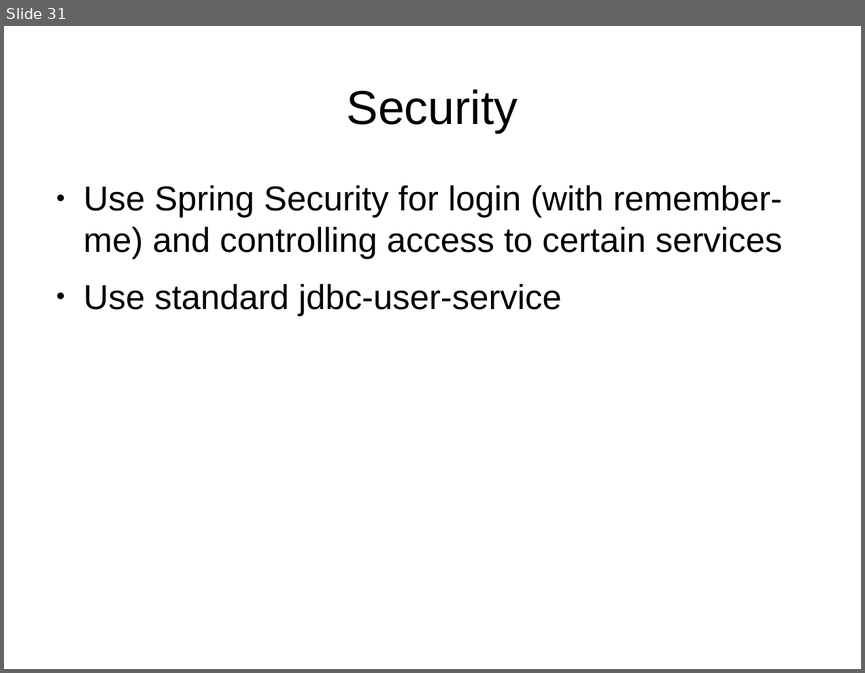
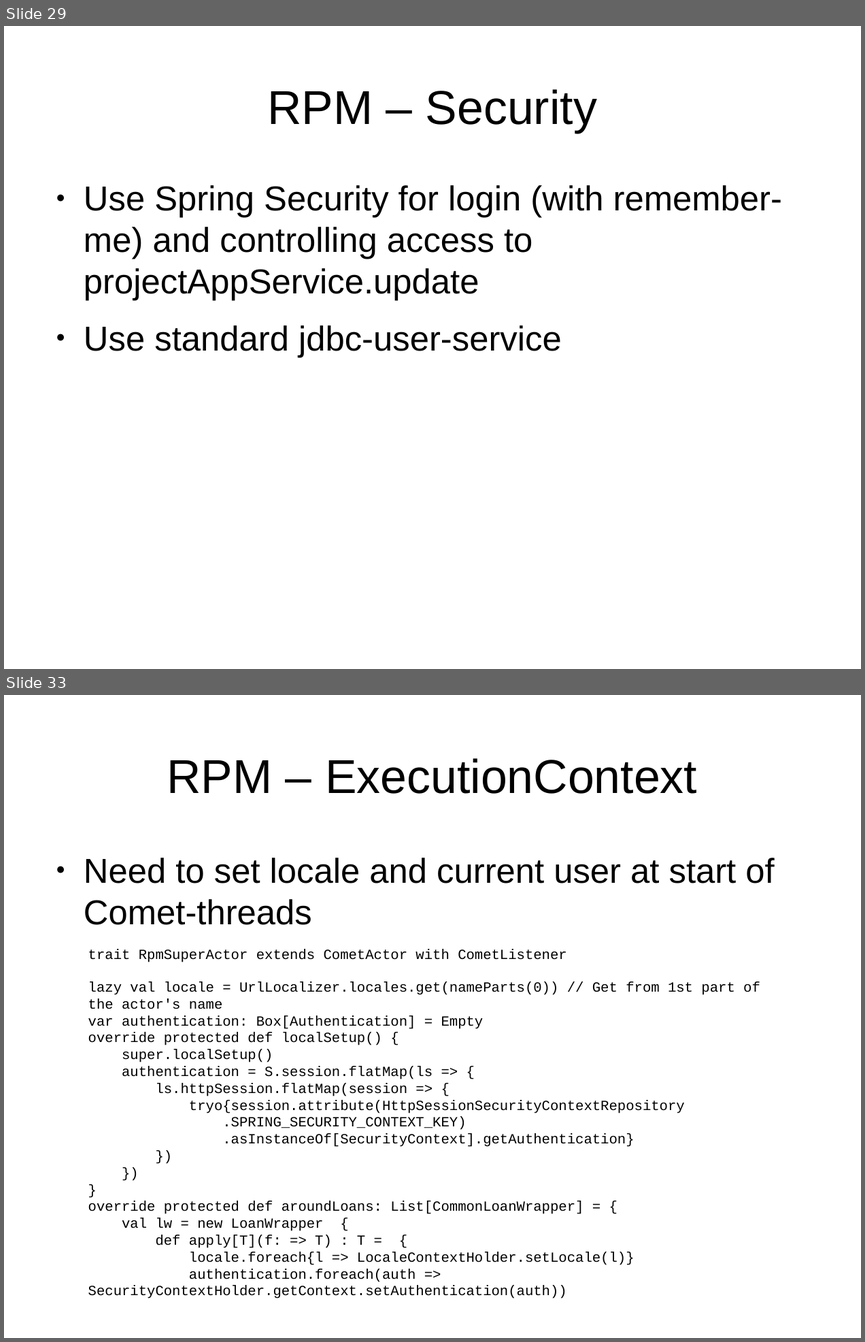
Before and after one commit to andreak/slol-2011, a slide deck: Scala-LiftOff-2011-lift-from-jee-perspective.odp. Shown one above the other, each under a label of ours: slide 31 before the commit, slides 29 and 33 after it; the slides between them are not shown. The pictures are 865x673 and 865x1342 pixels, drawn with LibreOffice and Linux fonts; fonts in the diff are those of the drawing. Boxes give left, top, right and bottom in pixels: in the first picture for what was removed or moved away, otherwise in the second. Text is boxed around its words. In the diff, an @@ line names an element or a change of style, - is before the commit and + after.

```diff
--- a/Scala-LiftOff-2011-lift-from-jee-perspective.odp
+++ b/Scala-LiftOff-2011-lift-from-jee-perspective.odp
@@ slide 33 added at <box>4,695,861,1338</box>, background #FFFFFF @@
@@ title added at <box>167,758,697,794</box>, 44 pt, text #000000 @@
+RPM – ExecutionContext
@@ text added at <box>84,858,774,925</box>, 32 pt, text #000000 @@
+● Need to set locale and current user at start of Comet-threads
@@ text added at <box>88,949,760,1298</box>, 13 pt, text #000000 @@
+trait RpmSuperActor extends CometActor with CometListener
+lazy val locale = UrlLocalizer.locales.get(nameParts(0)) // Get from 1st part of the actor's name
+var authentication: Box[Authentication] = Empty
+override protected def localSetup() {
+super.localSetup()
+authentication = S.session.flatMap(ls => {
+ls.httpSession.flatMap(session => {
+tryo{session.attribute(HttpSessionSecurityContextRepository
+.SPRING_SECURITY_CONTEXT_KEY)
+.asInstanceOf[SecurityContext].getAuthentication}
+})
+})
+}
+override protected def aroundLoans: List[CommonLoanWrapper] = {
+val lw = new LoanWrapper {
+def apply[T](f: => T) : T = {
+locale.foreach{l => LocaleContextHolder.setLocale(l)}
+authentication.foreach(auth => SecurityContextHolder.getContext.setAuthentication(auth))
@@ what was slide 31 is now slide 29 @@
@@ slide 29 changed as well @@
@@ title at <box>267,89,597,133</box>: text changed @@
-Security
+RPM – Security
@@ text at <box>84,185,782,301</box>: text changed @@
-● Use Spring Security for login (with remember-me) and controlling access to certain services
+● Use Spring Security for login (with remember-me) and controlling access to projectAppService.update
```
Also in this commit, not shown: 13 other slides changed, 5 other slides added, 2 slides removed.
